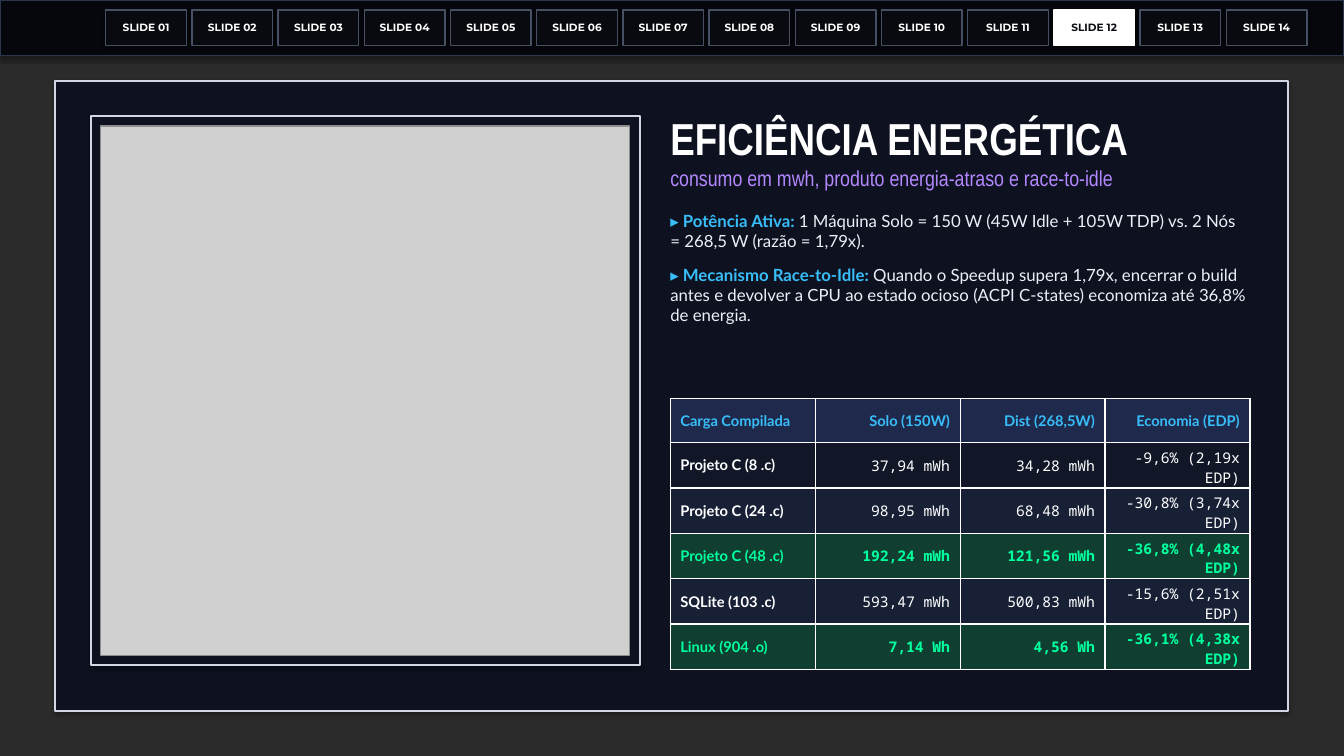
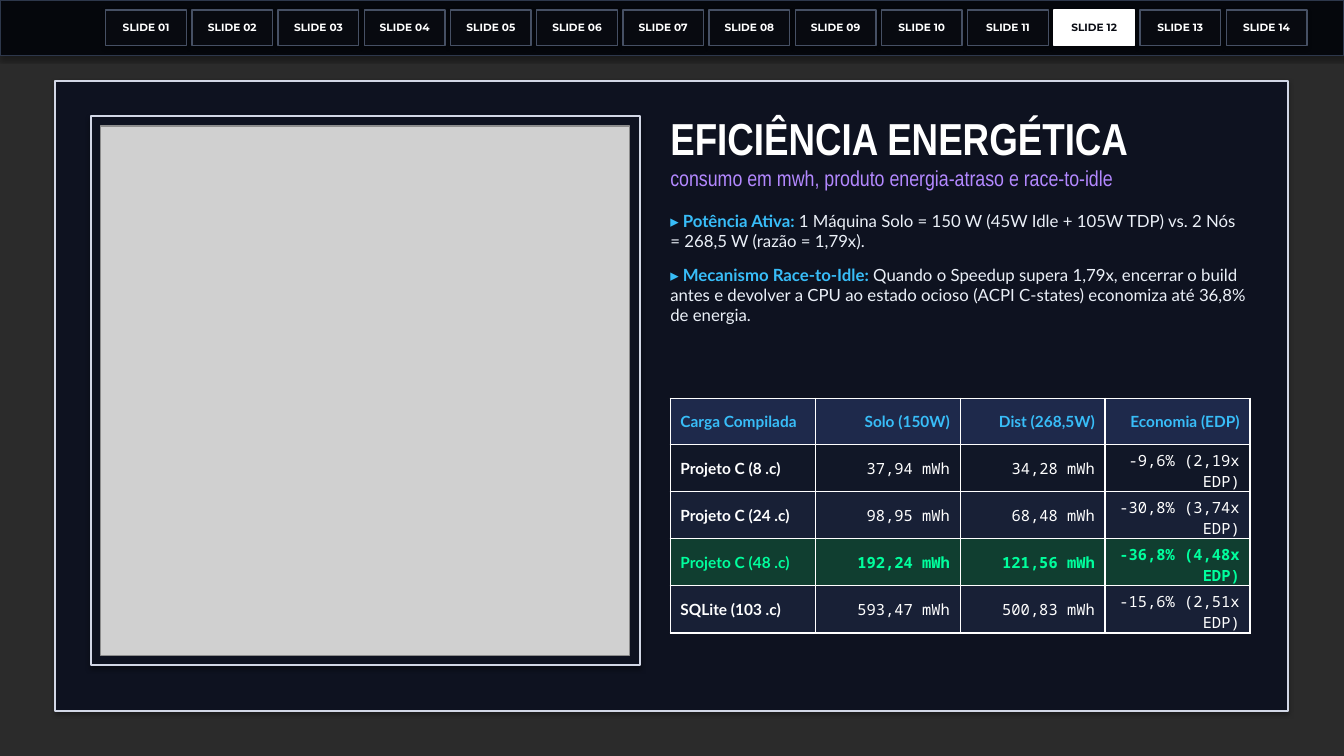
Before and after one commit to icexsilent/proj2-custo-kernel-panic, a slide deck: slide 15 of Apresentacao_GTA6_distcc_Animado.pptx. Drawn at 1344x756 pixels with LibreOffice and Linux fonts; fonts in the diff are those of the drawing; grey boxes stand for pictures; background and template pictures are left out; a plain dark background stands for a picture behind light text. Boxes give left, top, right and bottom in pixels: in the first picture for what was removed or moved away, otherwise in the second. Text is boxed around its words. In the diff, an @@ line names an element or a change of style, - is before the commit and + after.

```diff
--- a/Apresentacao_GTA6_distcc_Animado.pptx
+++ b/Apresentacao_GTA6_distcc_Animado.pptx
@@ table at box(670, 398, 1251, 637) @@
-row 6: Linux (904 .o) | 7,14 Wh | 4,56 Wh | -36,1% (4,38x EDP)
```
Also in this commit, not shown: 2 other files.
